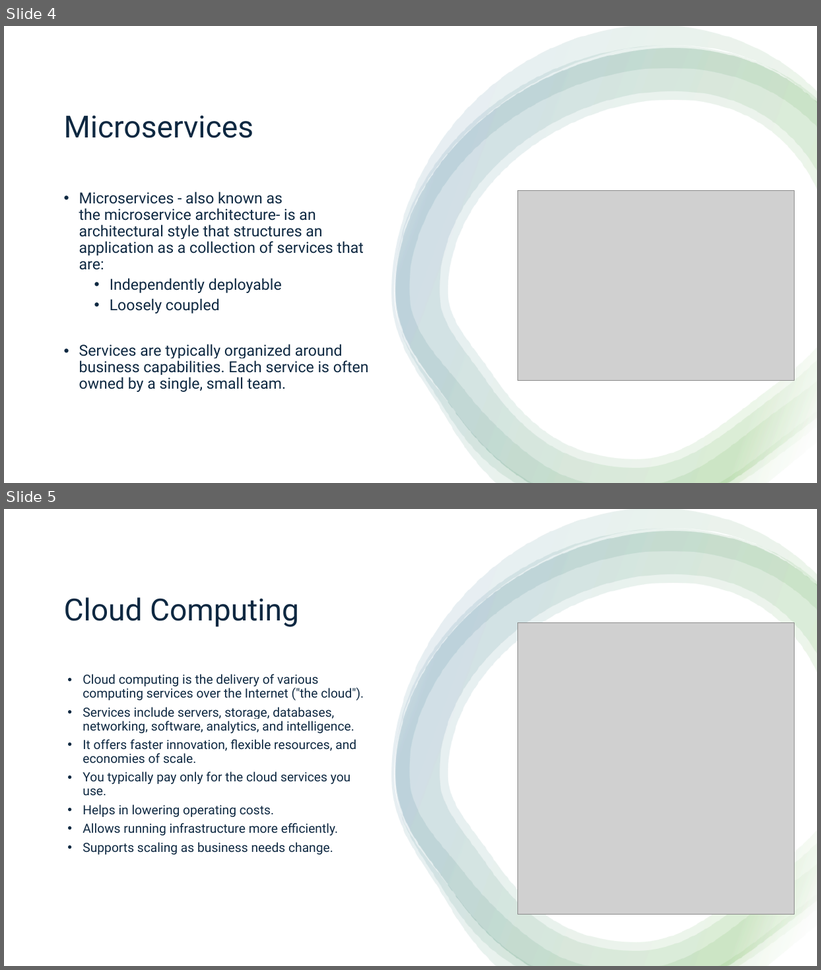
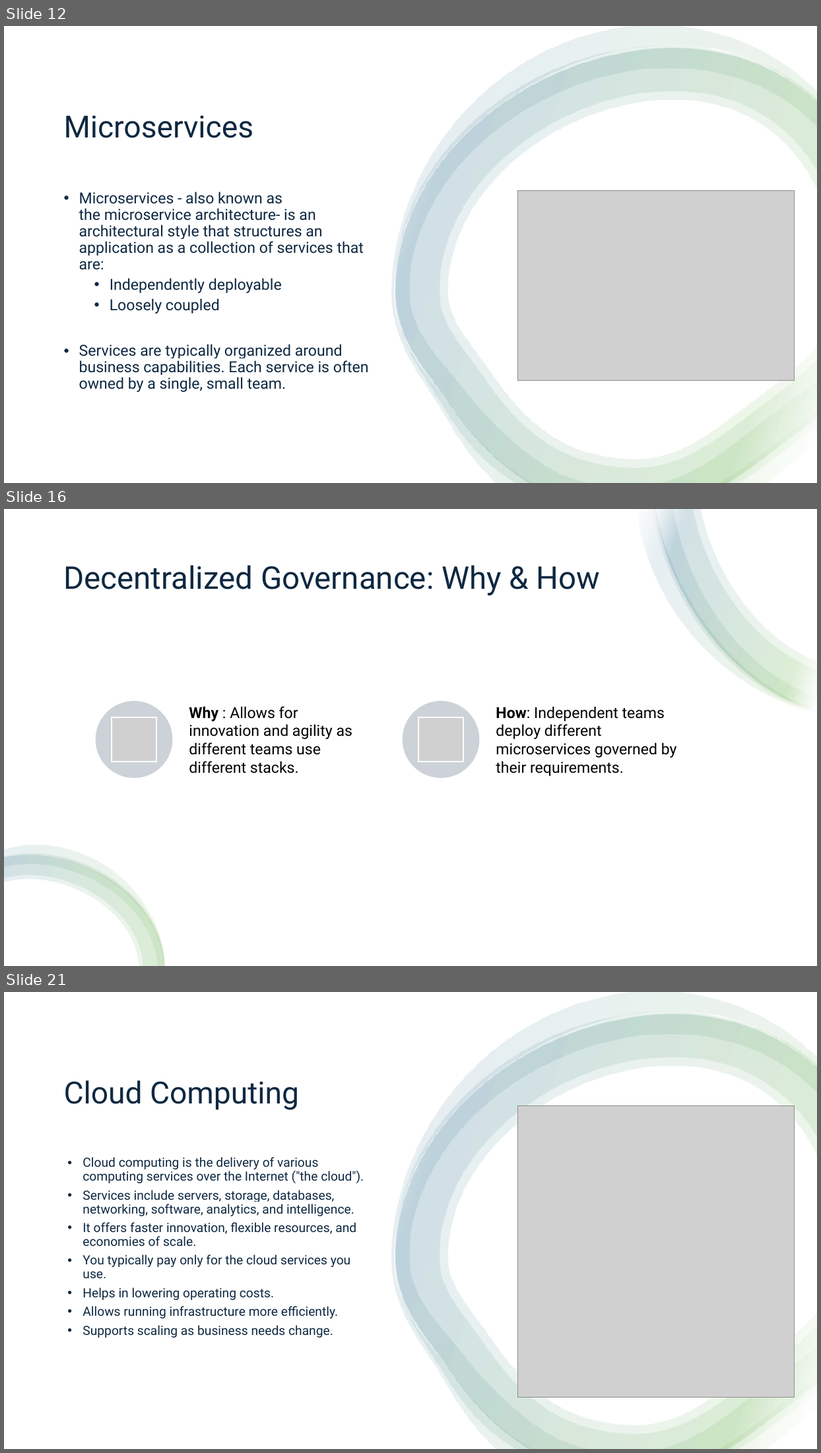
Before and after one commit to aprabhat/spring_boot_microservice, a slide deck: spring_boot.pptx. Shown one above the other, each under a label of ours: slides 4 and 5 before the commit, slides 12, 16 and 21 after it; the slides between them are not shown. The pictures are 821x970 and 821x1453 pixels, drawn with LibreOffice and Linux fonts; fonts in the diff are those of the drawing; grey boxes stand for pictures. Boxes give left, top, right and bottom in pixels: in the first picture for what was removed or moved away, otherwise in the second. Text is boxed around its words. In the diff, an @@ line names an element or a change of style, - is before the commit and + after.

```diff
--- a/spring_boot.pptx
+++ b/spring_boot.pptx
@@ slide 16 added at [4,509,817,966], background #FFFFFF @@
@@ rectangle added at [4,509,817,966], fill #FFFFFF @@
@@ group added at [636,509,817,714]: 4 freeform shapes @@
@@ title added at [64,565,600,595], 37 pt, text #0E2841 @@
+Decentralized Governance: Why & How
@@ group added at [96,701,677,778]: 2 ellipses, 2 pictures, 2 texts @@
+Why : Allows for innovation and agility as different teams use different stacks.
+How: Independent teams deploy different microservices governed by their requirements.
@@ group added at [4,846,165,966]: 4 freeform shapes @@
@@ what was slide 4 is now slide 12 @@
@@ what was slide 5 is now slide 21 @@
```
Also in this commit, not shown: 7 other slides added.
